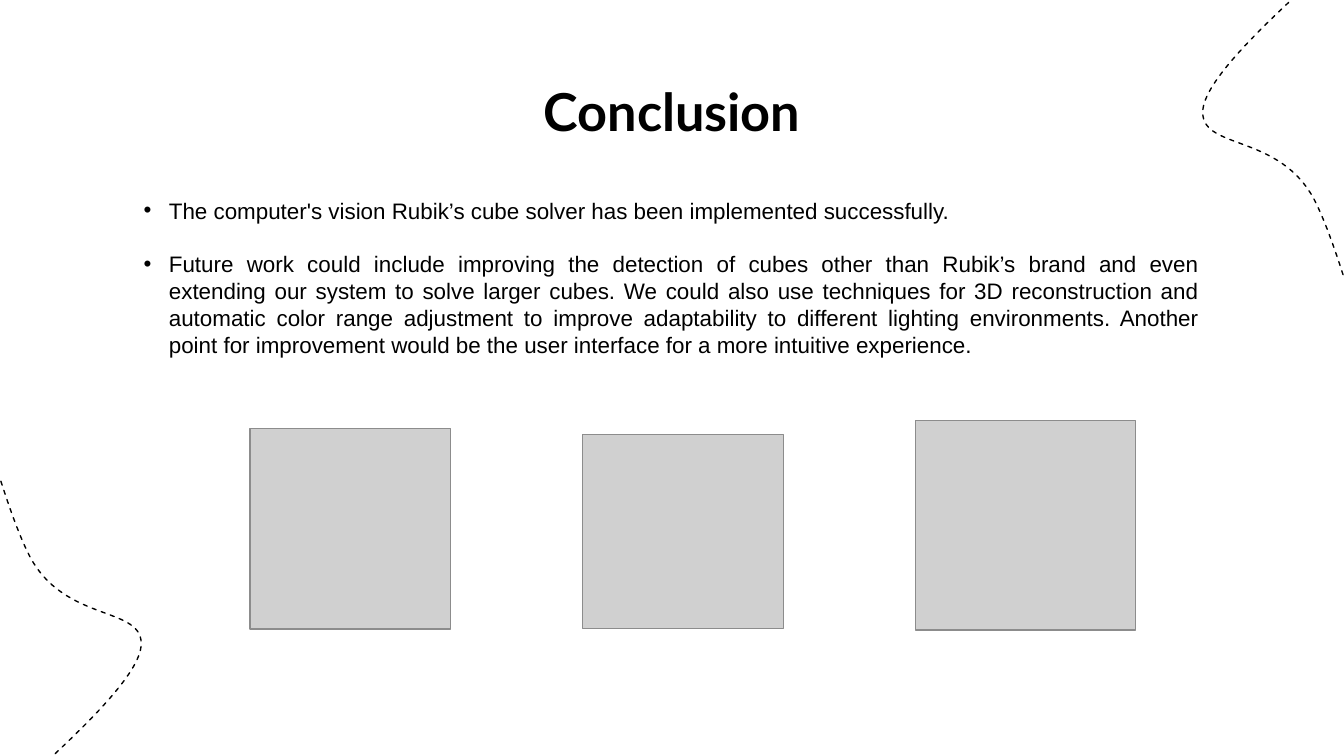
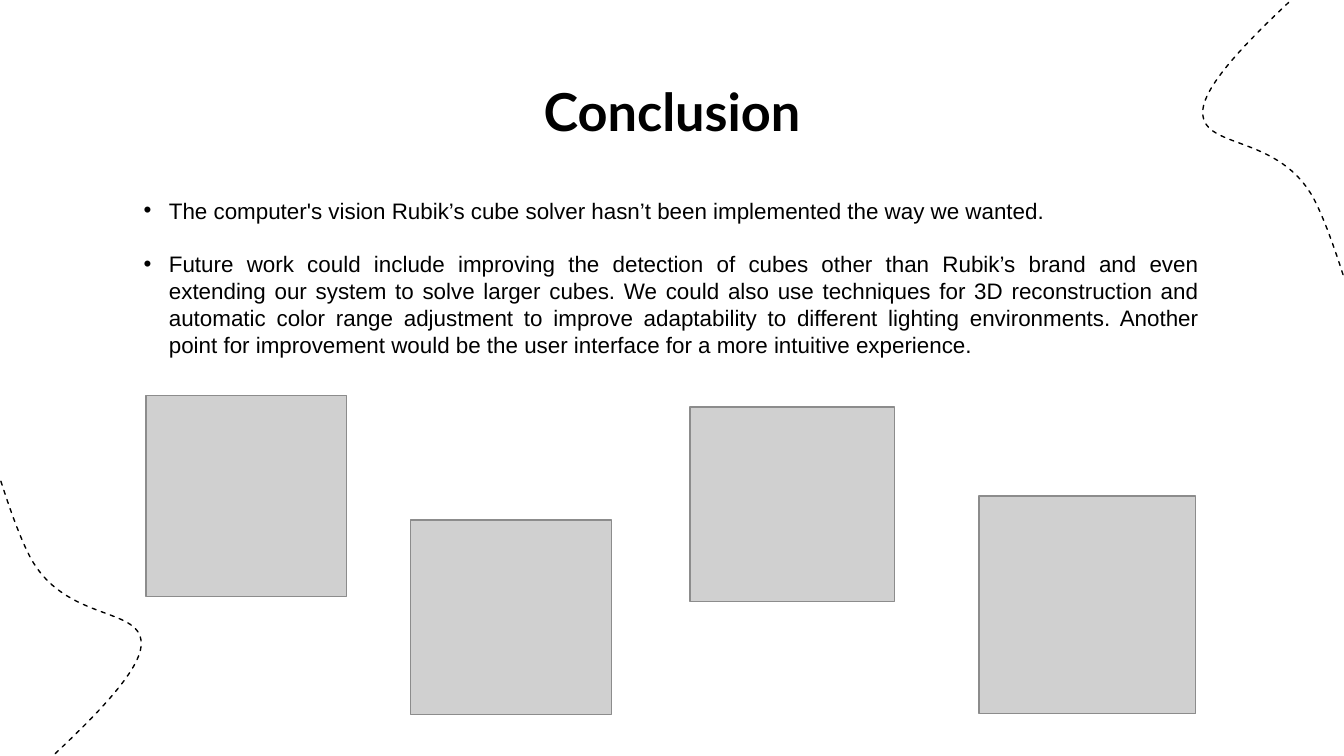
Before and after one commit to DanielaTomas/FCUP-VC, a slide deck: slide 9 of docs/Rubiks Cube Solver.pptx (slide 7 before the commit). Drawn at 1344x756 pixels with LibreOffice and Linux fonts; fonts in the diff are those of the drawing; grey boxes stand for pictures. Boxes give left, top, right and bottom in pixels: in the first picture for what was removed or moved away, otherwise in the second. Text is boxed around its words. In the diff, an @@ line names an element or a change of style, - is before the commit and + after.

```diff
--- a/docs/Rubiks Cube Solver.pptx
+++ b/docs/Rubiks Cube Solver.pptx
@@ text at (169,202,1043,224): text changed @@
-• The computer's vision Rubik’s cube solver has been implemented successfully.
+• The computer's vision Rubik’s cube solver hasn’t been implemented the way we wanted.
@@ picture: place and size @@
-picture at (250,429,450,629)
+picture at (146,395,347,595)
@@ picture: place and size @@
-picture at (915,421,1136,630)
+picture at (689,407,894,602)
@@ picture added at (978,496,1195,714) @@
@@ picture: place and size @@
-picture at (583,434,784,629)
+picture at (411,520,612,715)
```
Also in this commit, not shown: 3 other slides changed, 2 slides added, 3 other files.
